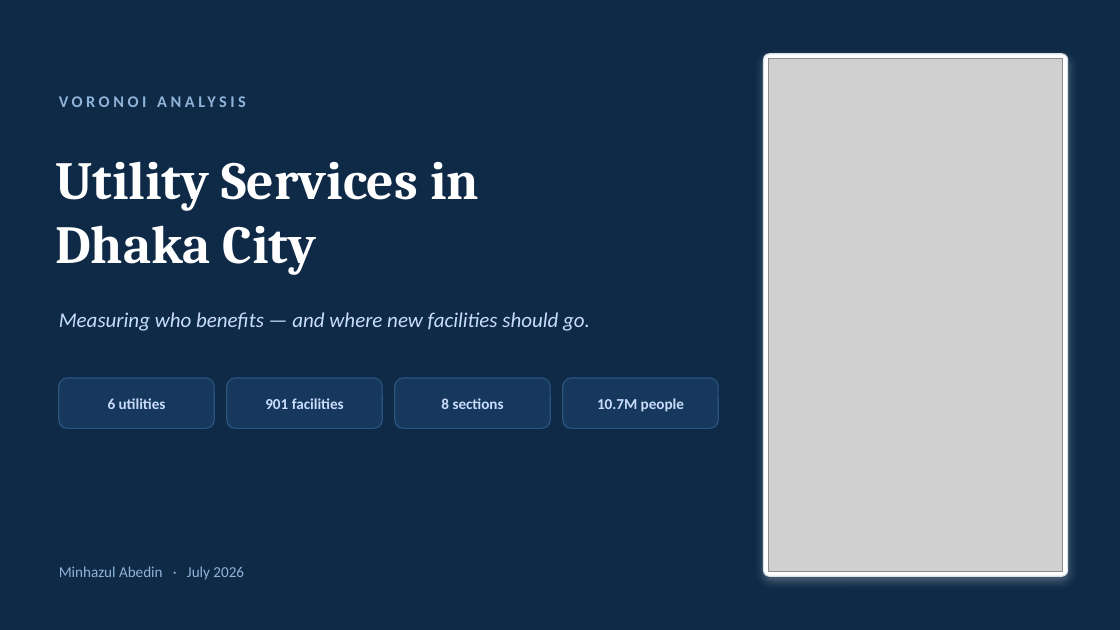
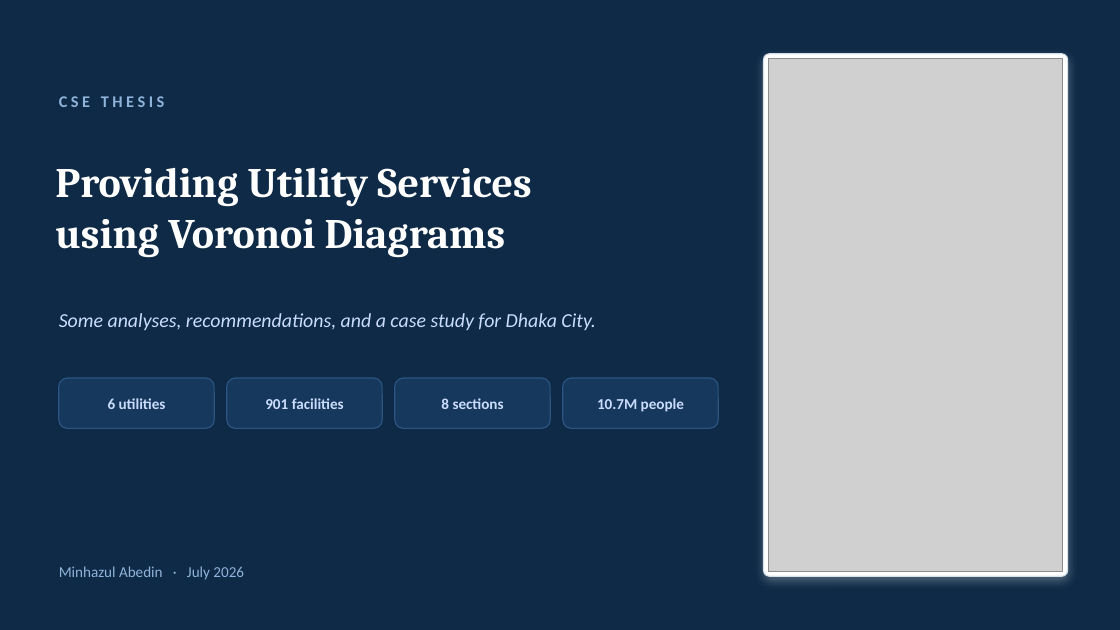
Before and after one commit to abedinm/voronoi-dhaka, a slide deck: slide 1 of outputs/Dhaka_Voronoi_Slides.pptx. Drawn at 1120x630 pixels with LibreOffice and Linux fonts; fonts in the diff are those of the drawing; grey boxes stand for pictures. Boxes give left, top, right and bottom in pixels: in the first picture for what was removed or moved away, otherwise in the second. Text is boxed around its words. In the diff, an @@ line names an element or a change of style, - is before the commit and + after.

Commit message:
Put exact thesis title on all covers (report, literature review, deck)
Thesis: 'Providing Utility Services using Voronoi Diagrams, Some Analyses,
Recommendations, along with a Case Study for Dhaka City.' Added THESIS_TITLE/
AUTHOR constants; updated the report cover, literature-review PDF/DOCX subtitles,
and the deck title slide.

```diff
--- a/outputs/Dhaka_Voronoi_Slides.pptx
+++ b/outputs/Dhaka_Voronoi_Slides.pptx
@@ text at (59, 96, 165, 107): text changed @@
-VORONOI ANALYSIS
+CSE THESIS
@@ text at (55, 167, 531, 258): text changed; size 46 to 36 pt @@
-Utility Services in
-Dhaka City
+Providing Utility Services
+using Voronoi Diagrams
@@ text at (59, 313, 595, 330): text changed; size 18 to 17 pt @@
-Measuring who benefits — and where new facilities should go.
+Some analyses, recommendations, and a case study for Dhaka City.
```
Also in this commit, not shown: 11 other files.
